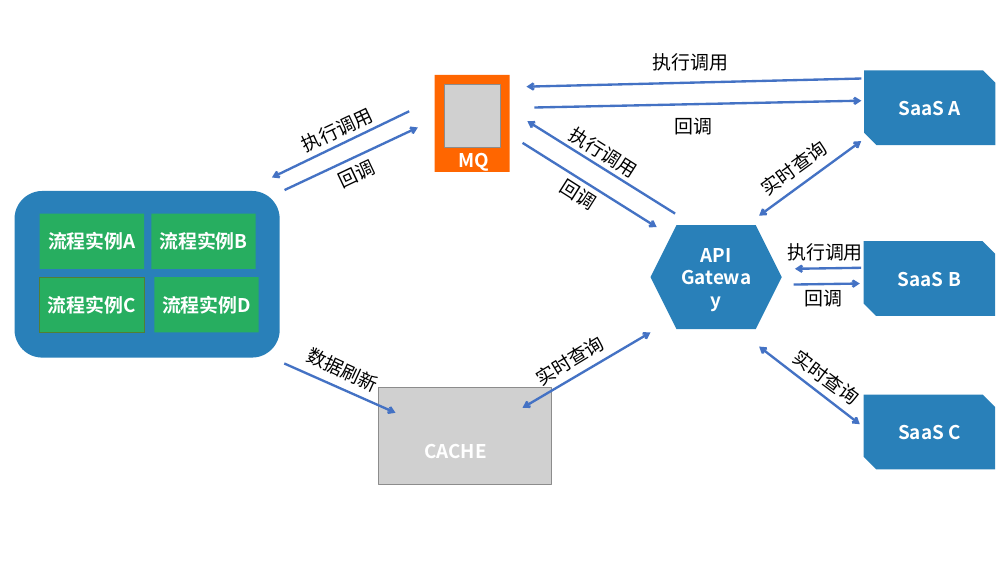
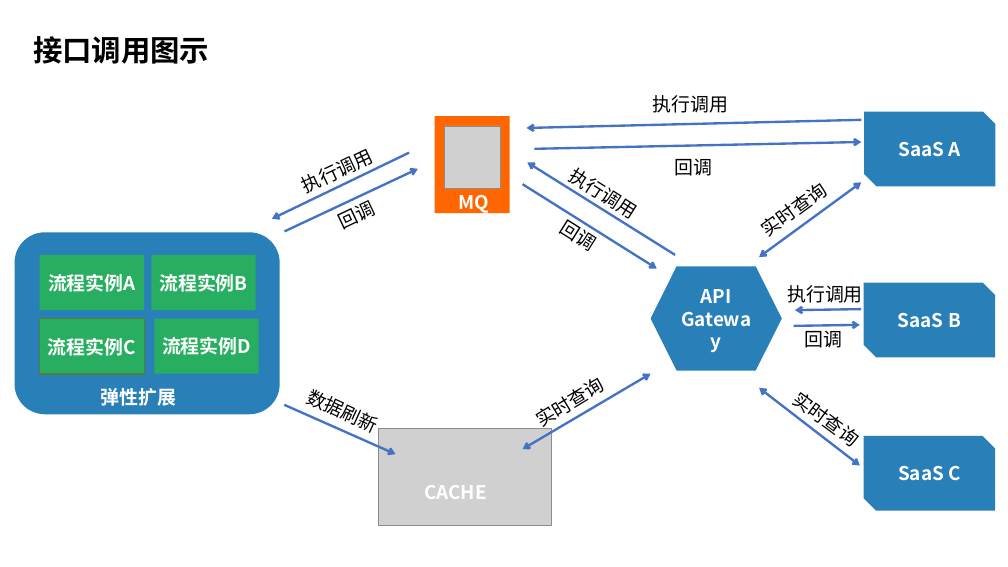
Before and after one commit to qiraosky/MyGit, a slide deck: slide 3 of paas/documents/PaaS-BPM.pptx. Drawn at 1008x567 pixels with LibreOffice and Linux fonts; fonts in the diff are those of the drawing; grey boxes stand for pictures. Boxes give left, top, right and bottom in pixels: in the first picture for what was removed or moved away, otherwise in the second. Text is boxed around its words. In the diff, an @@ line names an element or a change of style, - is before the commit and + after.

```diff
--- a/paas/documents/PaaS-BPM.pptx
+++ b/paas/documents/PaaS-BPM.pptx
@@ text added at (33,36,209,64), 28 pt, text #000000, bold @@
+接口调用图示
@@ rounded rectangle: place and size @@
-rounded rectangle at (14,191,280,358)
+rounded rectangle at (14,232,280,414)
@@ 14 texts, 9 arrows, 5 rectangles, 3 snip diag rects, 3 double arrows, 2 pictures, 1 hexagon: place and size @@
-14 texts, 9 arrows, 5 rectangles, 3 snip diag rects, 3 double arrows, 2 pictures, 1 hexagon at (40,53,996,484)
+14 texts, 9 arrows, 5 rectangles, 3 snip diag rects, 3 double arrows, 2 pictures, 1 hexagon at (40,95,996,526)
@@ text added at (100,388,176,406), 18 pt, text #FFFFFF, bold @@
+弹性扩展
```
Also in this commit, not shown: 1 other slide changed, 1 slide added, 1 slide removed.
